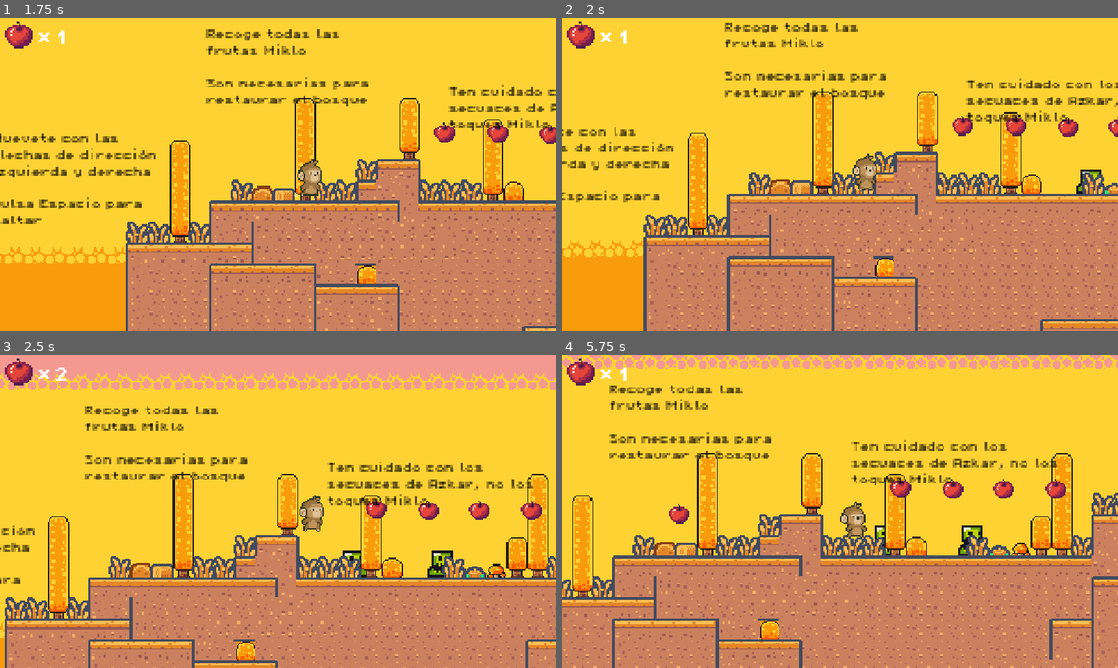
Above: before the commit, frames 1-4 (two rows, left to right).
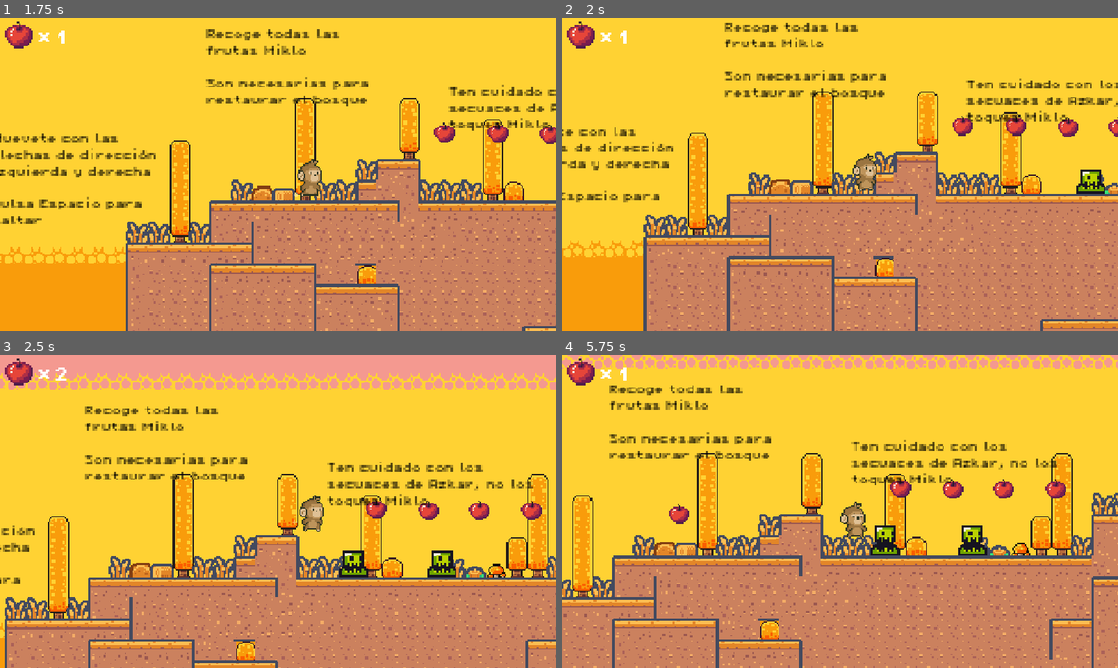
Above: after the commit, the same moments.

Repository: mariela1217/proyecto-videojuego
Game: Godot game, scene res://scenes/portada.tscn
The game is run twice, just before and just after one commit, with the same random seed, the same clock (stepped at 60 frames per second) and the same inputs. Sound files missing from this copy of the repository are replaced by a short silence.
Inputs:
- Up to frame 1 (1.75 s): click "Comenzar" at 0.5 s; tap Enter (ui_accept) at 1.25, 1.52 s; hold Right (ui_right) from 1.28 s (still down)
- Up to frame 2 (2 s): keep holding Right (ui_right)
- Up to frame 3 (2.5 s): keep holding Right (ui_right); tap Space at 2 s; tap Enter (ui_accept) at 2.27 s
- Up to frame 4 (5.75 s): tap Space at 2.75, 4.25, 5 s; release Right (ui_right) at 2.78 s; hold Left (ui_left) 2.78-3.5 s; click "Reintentar" at 3.5 s; hold Right (ui_right) from 4.28 s (still down); tap Enter (ui_accept) at 4.52, 5.27 s

Frame 1 is identical in both runs. In frame 2, 0.2% of the frame differs, in the area x 93-98%, y 49-57%; in frame 3, 0.4%; in frame 4, 0.5%, in the area x 55-77%, y 54-64%.

Commit message:
se arregló el error de que los enemigos aparecieran atrás del layer, y también se arregló el problema que cuando moría, mostraba el menú, pero no mostraba el mouse, ya quedó arreglado

Diff:
--- a/scenes/cutscene_intro.tscn
+++ b/scenes/cutscene_intro.tscn
@@ -1,10 +1,8 @@
 [gd_scene load_steps=7 format=3 uid="uid://bokx82pn5ifpp"]
 
 [ext_resource type="Script" uid="uid://b84j83b0wd6vf" path="res://scripts/cutscene_intro.gd" id="1_e3ycw"]
-
-[ext_resource type="Texture2D" uid="uid://bv4h5k2gciw8k" path="res://resources/mundoverde.png" id="2_jt24p"]
-[ext_resource type="FontFile" uid="uid://bgxaa3t3khxdy" path="res://resources/brackeys_platformer_assets/brackeys_platformer_assets/fonts/PixelOperator8-Bold.ttf" id="3_u0ajf"]
-
+[ext_resource type="Texture2D" uid="uid://bscgjlrmgsom5" path="res://resources/mundoverde.png" id="2_jt24p"]
+[ext_resource type="FontFile" uid="uid://bsgw4b8k1odff" path="res://resources/brackeys_platformer_assets/brackeys_platformer_assets/fonts/PixelOperator8-Bold.ttf" id="3_u0ajf"]
 
 [sub_resource type="Animation" id="Animation_1vks3"]
 length = 6.0
--- a/scenes/escena_01.tscn
+++ b/scenes/escena_01.tscn
@@ -786,15 +786,6 @@
 layer_1/name = "Escenario"
 layer_1/z_index = 1
 
-[node name="Enemigo" parent="TileMap" instance=ExtResource("4_32x25")]
-position = Vector2(192, -12)
-
-[node name="Enemigo2" parent="TileMap" instance=ExtResource("4_32x25")]
-position = Vector2(120, -12)
-
-[node name="Enemigo3" parent="TileMap" instance=ExtResource("4_32x25")]
-position = Vector2(1496, 67)
-
 [node name="18x18" type="TileMap" parent="."]
 format = 2
 
@@ -1021,3 +1012,12 @@
 [node name="Meta" parent="." instance=ExtResource("14_uthfp")]
 position = Vector2(1926, 2)
 scale = Vector2(1.375, 1.5625)
+
+[node name="Enemigo" parent="." instance=ExtResource("4_32x25")]
+position = Vector2(192, -12)
+
+[node name="Enemigo2" parent="." instance=ExtResource("4_32x25")]
+position = Vector2(120, -12)
+
+[node name="Enemigo3" parent="." instance=ExtResource("4_32x25")]
+position = Vector2(1496, 67)
--- a/scripts/game_over_ui.gd
+++ b/scripts/game_over_ui.gd
@@ -6,11 +6,13 @@
 func _ready() -> void:
 	retry_button.pressed.connect(_on_retry_pressed)
 	menu_button.pressed.connect(_on_menu_pressed)
+	Input.set_mouse_mode(Input.MOUSE_MODE_VISIBLE)
 
 func _on_retry_pressed() -> void:
 	print("Retry pressed")
 	get_tree().paused = false
 	get_tree().reload_current_scene()
+	Input.set_mouse_mode(Input.MOUSE_MODE_HIDDEN)
 
 func _on_menu_pressed() -> void:
 	print("Menu pressed")
Not shown: 1 places in resources/UI/tema.tres that only renumber resources
Not shown: 1 places in scenes/escena_01.tscn that only renumber resources
Not shown: 1 places in scenes/game_over_ui.tscn that only renumber resources
Not shown: 1 places in scenes/hud_portada.tscn that only renumber resources
Not shown: 1 places in scenes/manzana.tscn that only renumber resources
Not shown: 1 places in scenes/portada.tscn that only renumber resources
